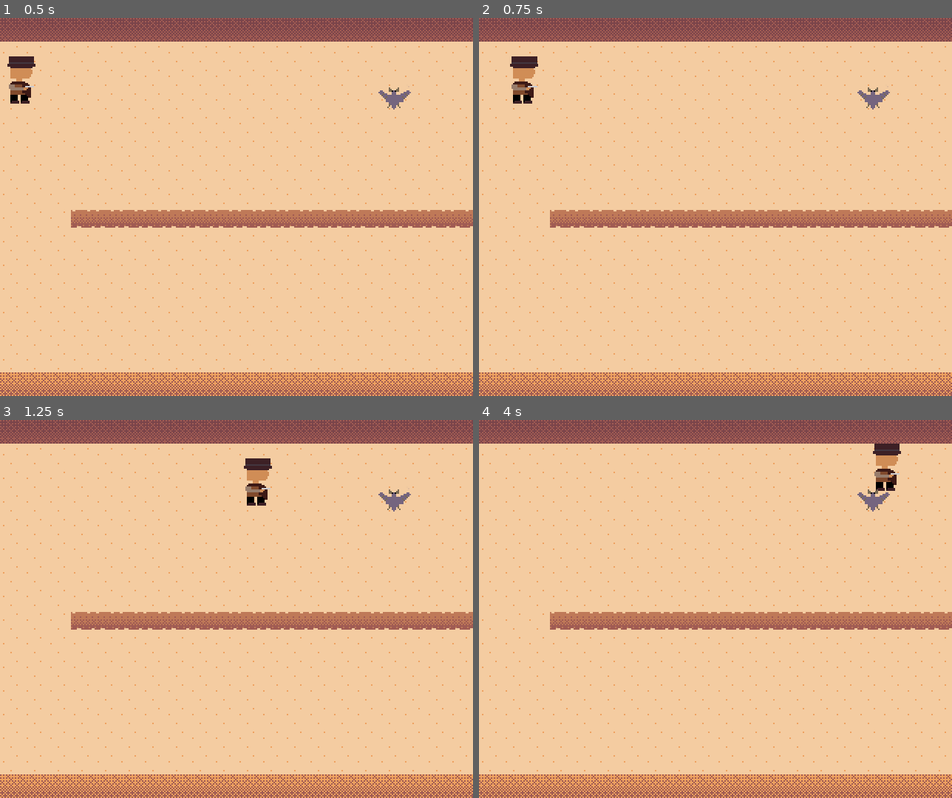
Above: before the commit, frames 1-4 (two rows, left to right).
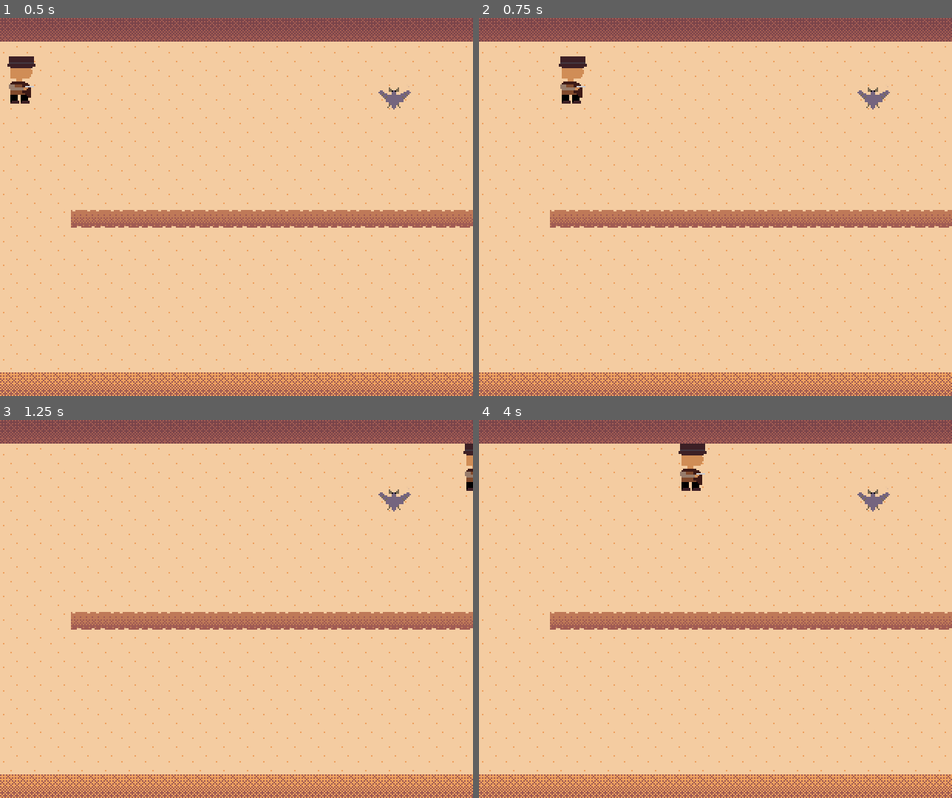
Above: after the commit, the same moments.

Repository: unpointysock/cowboy-goes-east
Game: Godot game, scene res://scenes/main.tscn
The game is run twice, just before and just after one commit, with the same random seed, the same clock (stepped at 60 frames per second) and the same inputs.
Inputs:
- Up to frame 1 (0.5 s): no input
- Up to frame 2 (0.75 s): tap Enter at 0.5 s; hold Right (ui_right) from 0.53 s (still down)
- Up to frame 3 (1.25 s): keep holding Right (ui_right)
- Up to frame 4 (4 s): release Right (ui_right) at 1.28 s; hold Down (ui_down) 1.28-2.03 s; hold Right (ui_right) 2.03-2.78 s; tap Space at 2.75 s; hold Up (ui_up) 2.78-3.53 s; hold Left (ui_left) from 3.53 s (still down)

Frame 1 is identical in both runs. In frame 2, 1.1% of the frame differs, in the area x 6-23%, y 10-23%; in frame 3, 0.7%; in frame 4, 1.1%.

Commit message:
Capatilized alot of the files and edited BaseEnemy scene

Diff:
--- a/cowboy-goes-east-game/project.godot
+++ b/cowboy-goes-east-game/project.godot
@@ -8,10 +8,38 @@
 
 config_version=4
 
+_global_script_classes=[ {
+"base": "KinematicBody2D",
+"class": "Actor",
+"language": "GDScript",
+"path": "res://scripts/Actor.gd"
+}, {
+"base": "Enemy",
+"class": "Bat",
+"language": "GDScript",
+"path": "res://scripts/Bat.gd"
+}, {
+"base": "Actor",
+"class": "Enemy",
+"language": "GDScript",
+"path": "res://scripts/Enemy.gd"
+}, {
+"base": "Actor",
+"class": "Player",
+"language": "GDScript",
+"path": "res://scripts/Player.gd"
+} ]
+_global_script_class_icons={
+"Actor": "",
+"Bat": "",
+"Enemy": "",
+"Player": ""
+}
+
 [application]
 
 config/name="cowboy-goes-east-game"
-run/main_scene="res://scenes/main.tscn"
+run/main_scene="res://scenes/Main.tscn"
 config/icon="res://icon.png"
 
 [display]
@@ -96,6 +124,13 @@
  ]
 }
 
+[layer_names]
+
+2d_physics/layer_1="World"
+2d_physics/layer_2="Player"
+2d_physics/layer_3="Enemies"
+2d_physics/layer_4="Obstacles"
+
 [mono]
 
 project/assembly_name="cowboy-goes-east-game"
--- /dev/null
+++ b/cowboy-goes-east-game/scenes/BaseEnemy.tscn
@@ -0,0 +1,16 @@
+[gd_scene load_steps=2 format=2]
+
+[ext_resource path="res://scripts/Enemy.gd" type="Script" id=1]
+
+[node name="BaseEnemy" type="KinematicBody2D"]
+collision_layer = 4
+collision_mask = 2
+script = ExtResource( 1 )
+
+[node name="AnimatedSprite" type="AnimatedSprite" parent="."]
+
+[node name="AnimationPlayer" type="AnimationPlayer" parent="."]
+
+[node name="hitbox" type="CollisionShape2D" parent="."]
+
+[node name="hurtbox" type="CollisionShape2D" parent="."]
--- a/cowboy-goes-east-game/scenes/base_enemy.tscn
+++ /dev/null
@@ -1,12 +0,0 @@
-[gd_scene load_steps=2 format=2]
-
-[ext_resource path="res://scripts/enemy.gd" type="Script" id=1]
-
-[node name="enemy" type="KinematicBody2D"]
-script = ExtResource( 1 )
-
-[node name="AnimatedSprite" type="AnimatedSprite" parent="."]
-
-[node name="AnimationPlayer" type="AnimationPlayer" parent="."]
-
-[node name="move_collider" type="CollisionShape2D" parent="."]
--- a/cowboy-goes-east-game/scenes/bat.tscn
+++ b/cowboy-goes-east-game/scenes/bat.tscn
@@ -1,8 +1,8 @@
-[gd_scene load_steps=8 format=2]
+[gd_scene load_steps=9 format=2]
 
 [ext_resource path="res://assets/jared/entity_art/32px/32x32_bat_sprite_sheet.png" type="Texture" id=1]
-[ext_resource path="res://scripts/bat.gd" type="Script" id=2]
-[ext_resource path="res://scenes/base_enemy.tscn" type="PackedScene" id=3]
+[ext_resource path="res://scripts/Bat.gd" type="Script" id=2]
+[ext_resource path="res://scenes/BaseEnemy.tscn" type="PackedScene" id=3]
 
 [sub_resource type="AtlasTexture" id=1]
 atlas = ExtResource( 1 )
@@ -20,10 +20,14 @@
 resource_name = "bat"
 
 [sub_resource type="CapsuleShape2D" id=4]
-radius = 8.0
+radius = 6.0
 height = 6.0
 
-[node name="bat" instance=ExtResource( 3 )]
+[sub_resource type="CapsuleShape2D" id=5]
+radius = 6.0
+height = 8.0
+
+[node name="Bat" instance=ExtResource( 3 )]
 script = ExtResource( 2 )
 
 [node name="AnimatedSprite" parent="." index="0"]
@@ -32,6 +36,12 @@
 [node name="AnimationPlayer" parent="." index="1"]
 anims/bat = SubResource( 3 )
 
-[node name="move_collider" parent="." index="2"]
+[node name="hitbox" parent="." index="2"]
+position = Vector2( 0, -1 )
 rotation = 1.5708
 shape = SubResource( 4 )
+
+[node name="hurtbox" parent="." index="3"]
+position = Vector2( 0, -1 )
+rotation = 1.5708
+shape = SubResource( 5 )
--- a/cowboy-goes-east-game/scenes/main.tscn
+++ b/cowboy-goes-east-game/scenes/main.tscn
@@ -217,10 +217,10 @@
 format = 1
 tile_data = PoolIntArray( 524291, 0, 0, 524292, 0, 0, 524293, 0, 0, 524294, 0, 0, 524295, 0, 0, 524296, 0, 0, 524297, 0, 0, 524298, 0, 0, 524299, 0, 0, 524300, 0, 0, 524301, 0, 0, 524302, 0, 0, 524303, 0, 0, 524304, 0, 0, 524305, 0, 0, 524306, 0, 0, 524307, 0, 0 )
 
-[node name="player" parent="game" instance=ExtResource( 9 )]
+[node name="Player" parent="game" instance=ExtResource( 9 )]
 position = Vector2( 15, 42 )
 
-[node name="bat1" parent="game" instance=ExtResource( 10 )]
+[node name="Bat1" parent="game" instance=ExtResource( 10 )]
 position = Vector2( 267, 55 )
 
 [node name="managers" type="Node" parent="."]
--- a/cowboy-goes-east-game/scenes/player.tscn
+++ b/cowboy-goes-east-game/scenes/player.tscn
@@ -1,7 +1,7 @@
 [gd_scene load_steps=8 format=2]
 
 [ext_resource path="res://assets/jared/entity_art/32px/32X32_character_sprite_sheet.png" type="Texture" id=1]
-[ext_resource path="res://scripts/player.gd" type="Script" id=2]
+[ext_resource path="res://scripts/Player.gd" type="Script" id=2]
 
 [sub_resource type="AtlasTexture" id=1]
 atlas = ExtResource( 1 )
@@ -27,7 +27,9 @@
 radius = 8.0
 height = 0.0
 
-[node name="player" type="KinematicBody2D"]
+[node name="Player" type="KinematicBody2D"]
+collision_layer = 2
+collision_mask = 15
 script = ExtResource( 2 )
 
 [node name="AnimatedSprite" type="AnimatedSprite" parent="."]
--- /dev/null
+++ b/cowboy-goes-east-game/scripts/Actor.gd
@@ -0,0 +1,16 @@
+extends KinematicBody2D
+class_name Actor
+
+var screen_size : Vector2
+var marg
+
+export (int) var health
+export (int) var acceleration
+export (int) var max_speed
+export (int) var friction
+
+var velocity : Vector2
+
+# Called every frame. 'delta' is the elapsed time since the previous frame.
+func _physics_process(delta):
+	velocity = move_and_slide(velocity)
--- a/cowboy-goes-east-game/scripts/bat.gd
+++ b/cowboy-goes-east-game/scripts/bat.gd
@@ -1,6 +1,5 @@
-extends "res://scripts/enemy.gd"
-
-#onready var playerSingleton = get_tree().get_root().find_node("player")
+extends Enemy
+class_name Bat
 
 # Called when the node enters the scene tree for the first time.
 func _ready():
@@ -8,10 +7,9 @@
 	marg = 0
 	health = 1
 	acceleration = 200
-	maxSpeed = 325
+	max_speed = 325
 	friction = 2800
 	velocity = Vector2.ZERO
-
 
 
 # Called every frame. 'delta' is the elapsed time since the previous frame.
--- a/cowboy-goes-east-game/scripts/enemy.gd
+++ b/cowboy-goes-east-game/scripts/enemy.gd
@@ -1,14 +1,6 @@
-extends KinematicBody2D
+extends Actor
+class_name Enemy
 
-var screen_size : Vector2
-export (int) var marg
-
-export (int) var health
-export (int) var acceleration
-export (int) var maxSpeed
-export (int) var friction
-
-var velocity : Vector2
 
 # Called when the node enters the scene tree for the first time.
 func _ready():
--- a/cowboy-goes-east-game/scripts/player.gd
+++ b/cowboy-goes-east-game/scripts/player.gd
@@ -1,14 +1,8 @@
-extends KinematicBody2D
+extends Actor
+class_name Player
 
-var screen_size : Vector2
-export (int) var marg
-
-export (int) var health
-export (int) var acceleration
-export (int) var maxSpeed
-export (int) var friction
-
-var velocity : Vector2
+enum Facing {E, NE, N, NW, W, SW, S, SE}
+enum State {IDLE, ATTACKING, DODGING}
 
 # Called when the node enters the scene tree for the first time.
 func _ready():
@@ -16,7 +10,7 @@
 	marg = 0
 	health = 3
 	acceleration = 750
-	maxSpeed = 325
+	max_speed = 325
 	friction = 2800
 	velocity = Vector2.ZERO
 
@@ -24,16 +18,17 @@
 func _physics_process(delta):
 	move_state(delta)
 	position.x = clamp(position.x, marg, (screen_size.x - marg))
+	._physics_process(delta)
 
 # Called every frame to change the velocity of the player according to input
 func move_state(delta):
-	var input_vector = Vector2.ZERO
-	input_vector.x = Input.get_action_strength("ui_right") - Input.get_action_strength("ui_left")
-	input_vector.y = Input.get_action_strength("ui_down") - Input.get_action_strength("ui_up")
-	input_vector = input_vector.normalized()
+	var input_vector = Vector2(
+		Input.get_action_strength("ui_right") - Input.get_action_strength("ui_left"),
+		Input.get_action_strength("ui_down") - Input.get_action_strength("ui_up")
+	).normalized()
 
 	if input_vector != Vector2.ZERO:
-		velocity = velocity.move_toward(input_vector * maxSpeed, acceleration * delta)
+		velocity = velocity.move_toward(input_vector * max_speed, acceleration * delta)
 	else:
 		velocity = velocity.move_toward(Vector2.ZERO, friction * delta)
 
Not shown, changed: .DS_Store
Not shown, added: cowboy-goes-east-game/.DS_Store
